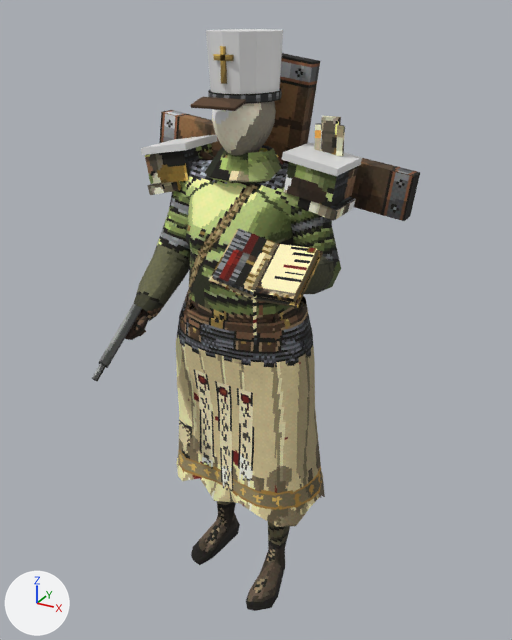
Before and after pictures for a commit that changed the glTF model client/assets/units/trench-cleric.glb.
The view is the same before and after, from a 50 mm camera at (0.677, -1.197, 1.236) aimed at (0.042, -0.043, 0.659). Arrows for +X, +Y and +Z are at lower left; the lights stay in place. The first picture is the older version. Vertices at exactly the same position are counted once.

Before the edit, the objects in view are built like this:
```python
me_body = bpy.data.meshes.new('Body')
me_body.from_pydata(...)  # 554 vertices, 974 faces; spans x -0.197..0.202, y -0.21..0.085, z 0.0..1.103
me_body.materials.append(mat_trench_clericbody)  # picture img_trench_cleric_body
me_chest = bpy.data.meshes.new('Chest')
me_chest.from_pydata(...)  # 104 vertices, 180 faces; spans x -0.207..0.207, y -0.08..0.075, z 0.886..1.057
me_chest.materials.append(mat_trench_clericchest)  # picture img_trench_cleric_chest
me_weapon2 = bpy.data.meshes.new('Weapon2')
me_weapon2.from_pydata(...)  # 38 vertices, 56 faces; spans x 0.074..0.232, y -0.267..-0.152, z 0.733..0.891
me_weapon2.materials.append(mat_trench_clericweapon2)  # picture img_trench_cleric_weapon2
ob_body = bpy.data.objects.new('Body', me_body)
ob_body.location = (0.0, 0.0, 0.0)
ob_chest = bpy.data.objects.new('Chest', me_chest)
ob_chest.location = (0.0, 0.0, 0.0)
ob_weapon2 = bpy.data.objects.new('Weapon2', me_weapon2)
ob_weapon2.location = (0.0, 0.0, 0.0)
# also in view: 'Helmet' at (0.0, -0.027, 1.126); 'Robe' at (-0.001, -0.003, 0.448); 'Accent' at (0.0, -0.007, 1.084); 'Back' at (0.019, 0.052, 0.817); 'Weapon' at (-0.17, -0.215, 0.638)
```
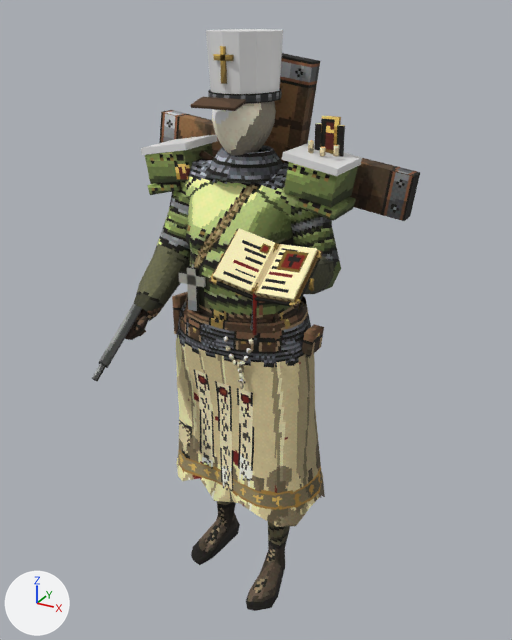
Edits to the scene script, one JSON object a line:
```json
{"block": "me_chest", "where": "# used by ob_chest; location = (0.0, 0.0, 0.0)"}
{"op": "remove", "block": "me_chest", "code": "me_chest.from_pydata(...)  # 104 vertices, 180 faces; spans x -0.207..0.207, y -0.08..0.075, z 0.886..1.057"}
{"op": "add", "block": "me_chest", "code": "me_chest.from_pydata(...)  # 304 vertices, 496 faces; spans x -0.207..0.207, y -0.137..0.075, z 0.547..1.057"}
{"block": "me_chest", "change": "me_chest part 1: a new loose piece, a box spanning x -0.0675..-0.0473, y -0.122..-0.1125, z 0.6885..0.7763, in mat_trench_clericchest (picture img_trench_cleric_chest)"}
{"block": "me_chest", "change": "me_chest part 2: a new loose piece, a box spanning x -0.0871..-0.0277, y -0.122..-0.1125, z 0.7425..0.7628, in mat_trench_clericchest (picture img_trench_cleric_chest)"}
{"block": "me_chest", "change": "me_chest part 3: a new loose piece, a 6-sided cylinder along z spanning x 0.1321..0.1408, y -0.0132..-0.003, z 0.9942..1.0171, in mat_trench_clericchest (picture img_trench_cleric_chest)"}
{"block": "me_chest", "change": "me_chest part 4: a new loose piece, a 6-sided cylinder along z spanning x 0.1577..0.1665, y -0.0186..-0.0084, z 0.9942..1.009, in mat_trench_clericchest (picture img_trench_cleric_chest)"}
{"block": "me_chest", "change": "me_chest part 5: a new loose piece, a 6-sided cylinder along z spanning x 0.1807..0.1895, y -0.0105..-0.0003, z 0.9942..1.0131, in mat_trench_clericchest (picture img_trench_cleric_chest)"}
{"block": "me_chest", "change": "me_chest part 6: 118 vertices added at x 0.02..0.172, y -0.137..0.003, z 0.568..0.654"}
{"block": "me_chest", "change": "me_chest part 7: 8 vertices added at x -0.175..-0.145, y -0.038..0.031, z 0.571..0.664"}
{"block": "me_chest", "change": "me_chest part 8: 180 kept faces spanning x -0.207..0.207, y -0.08..0.075, z 0.886..1.057 get new texture (UV) coordinates"}
{"block": "me_chest", "change": "other edits to the shape of me_chest do not show in these pictures"}
{"block": "me_weapon2", "where": "# used by ob_weapon2; location = (0.0, 0.0, 0.0)"}
{"op": "remove", "block": "me_weapon2", "code": "me_weapon2.from_pydata(...)  # 38 vertices, 56 faces; spans x 0.074..0.232, y -0.267..-0.152, z 0.733..0.891"}
{"op": "add", "block": "me_weapon2", "code": "me_weapon2.from_pydata(...)  # 78 vertices, 116 faces; spans x 0.065..0.238, y -0.267..-0.106, z 0.673..0.891"}
{"block": "me_weapon2", "change": "me_weapon2 part 9: 24 vertices added at x 0.066..0.152, y -0.25..-0.106, z 0.673..0.797"}
{"block": "me_weapon2", "change": "me_weapon2 part 10: 8 vertices added at x 0.229..0.238, y -0.204..-0.201, z 0.813..0.834"}
{"block": "me_weapon2", "change": "me_weapon2 part 11: 56 kept faces spanning x 0.074..0.232, y -0.267..-0.152, z 0.733..0.891 get new texture (UV) coordinates"}
{"block": "me_weapon2", "change": "other edits to the shape of me_weapon2 do not show in these pictures"}
```

Pixel boxes [x1, y1, x2, y2] of what changed, in the pictures (512 x 640 px):
```json
{"object": "Chest", "change": "reshaped", "before": [145, 116, 358, 221], "after": [145, 116, 358, 389], "on screen": "158% taller"}
{"part": 1, "of": "me_chest", "change": "added", "after": [187, 266, 200, 311]}
{"part": 2, "of": "me_chest", "change": "added", "after": [179, 271, 206, 287]}
{"part": 3, "of": "me_chest", "change": "added", "after": [308, 140, 314, 153]}
{"part": 4, "of": "me_chest", "change": "added", "after": [320, 147, 326, 156]}
{"part": 5, "of": "me_chest", "change": "added", "after": [333, 145, 339, 156]}
{"part": 6, "of": "me_chest", "change": "added", "after": [224, 324, 324, 378]}
{"part": 7, "of": "me_chest", "change": "added", "after": [172, 292, 187, 334]}
{"part": 8, "of": "me_chest", "change": "surface changed", "before": [145, 116, 358, 221], "after": [145, 116, 358, 221]}
{"part": 9, "of": "me_weapon2", "change": "added", "after": [250, 300, 253, 330]}
{"part": 10, "of": "me_weapon2", "change": "added", "after": [309, 278, 314, 291]}
{"part": 11, "of": "me_weapon2", "change": "surface changed", "before": [209, 228, 323, 335], "after": [209, 228, 323, 335]}
```
